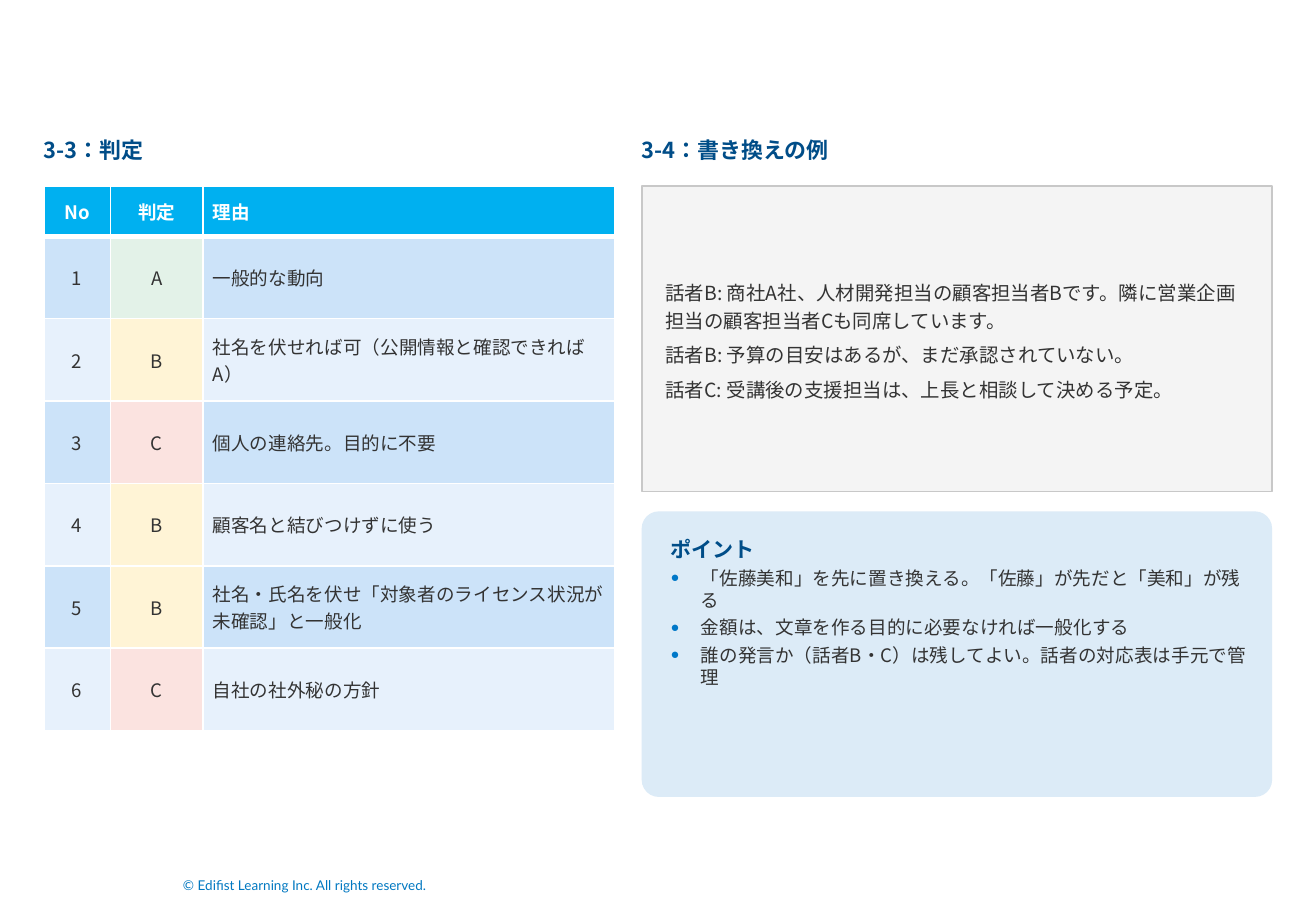
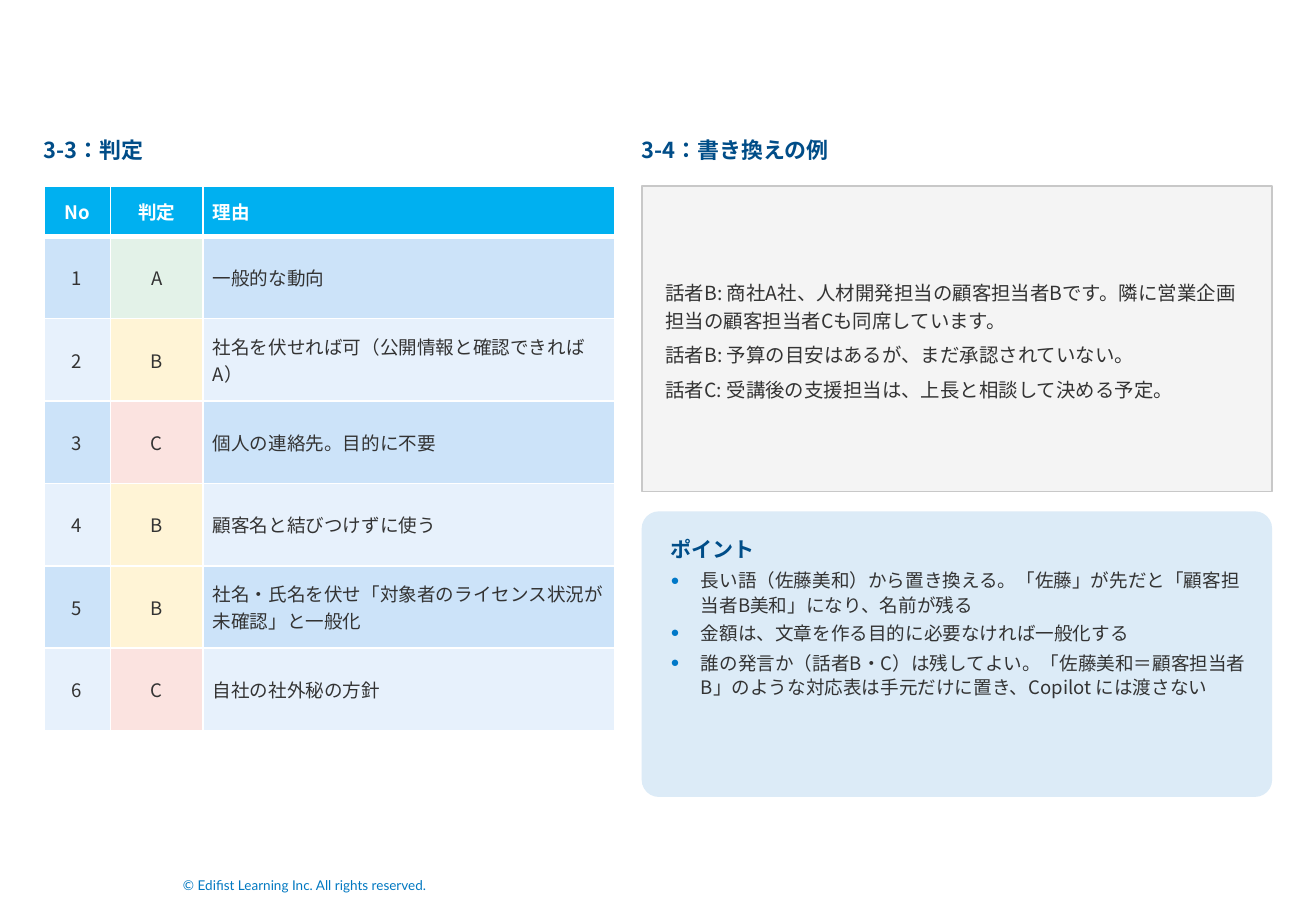
Before and after one commit to Takahashi-eiji-0708/work2026, a slide deck: slide 60 of slides/ソリューション営業のための生成AIセキュア活用実践.pptx. Drawn at 1316x911 pixels with LibreOffice and Linux fonts; fonts in the diff are those of the drawing; background and template pictures are left out. Boxes give left, top, right and bottom in pixels: in the first picture for what was removed or moved away, otherwise in the second. Text is boxed around its words. In the diff, an @@ line names an element or a change of style, - is before the commit and + after.

```diff
--- a/slides/ソリューション営業のための生成AIセキュア活用実践.pptx
+++ b/slides/ソリューション営業のための生成AIセキュア活用実践.pptx
@@ text in rounded rectangle at bbox=[701, 571, 1240, 614]: text changed @@
-● 「佐藤美和」を先に置き換える。「佐藤」が先だと「美和」が残る
+● 長い語（佐藤美和）から置き換える。「佐藤」が先だと「顧客担当者B美和」になり、名前が残る
@@ text in rounded rectangle at bbox=[701, 654, 1246, 699]: text changed @@
-● 誰の発言か（話者B・C）は残してよい。話者の対応表は手元で管理
+● 誰の発言か（話者B・C）は残してよい。「佐藤美和＝顧客担当者B」のような対応表は手元だけに置き、Copilot には渡さない
```
Also in this commit, not shown: 1 other slide changed, 15 other files.
